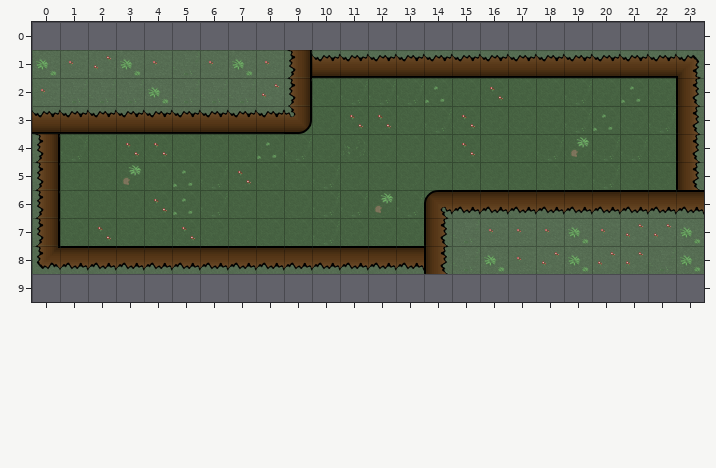
Two versions of a level (Tiled map, Proyecto/Material/Maps/Patrones/MapIni_004.tmx). The first picture shows the starting point.
Cells are 128x128 px. Shown: x 0..23, y 0..9. The old version is drawn lined up with the new one.
After:
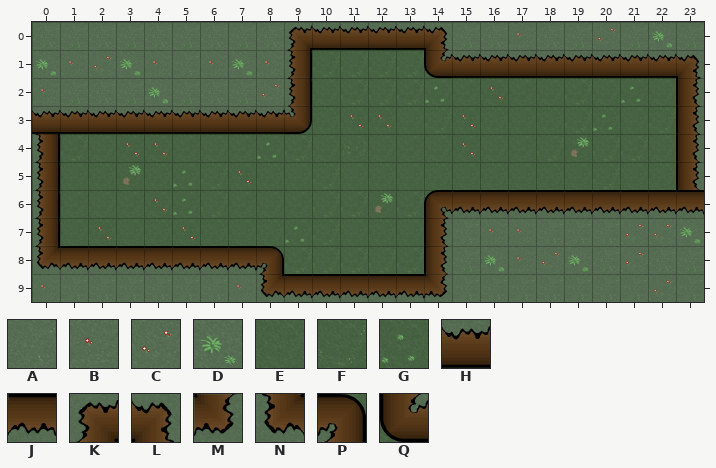
Key: from "keloke": A 0, B 1, C 2, D 3, E 4, F 5, G 7, H 13, J 15, K 16, L 17, M 18, N 19, P 21, Q 23.
_ is an empty cell.
The exact change:
map size 24x8 -> 24x10 cells (old content now starts at 0,1; both pictures use the new coordinates)
Layer "Capa de Patrones 1":
y 0: x 0..23 ________________________ -> AAAAAAAAAKHHHHLAABAACADA
y 1: x 10..14 HHHHH -> FFFFQ
y 7: x 9 E -> G; x 19 D -> A
y 8: x 8..13 JJJJJJ -> PFFFFF; x 20 C -> A; x 23 D -> A
y 9: x 0..23 ________________________ -> BAAAAAABNJJJJJMAAAAAAACA
